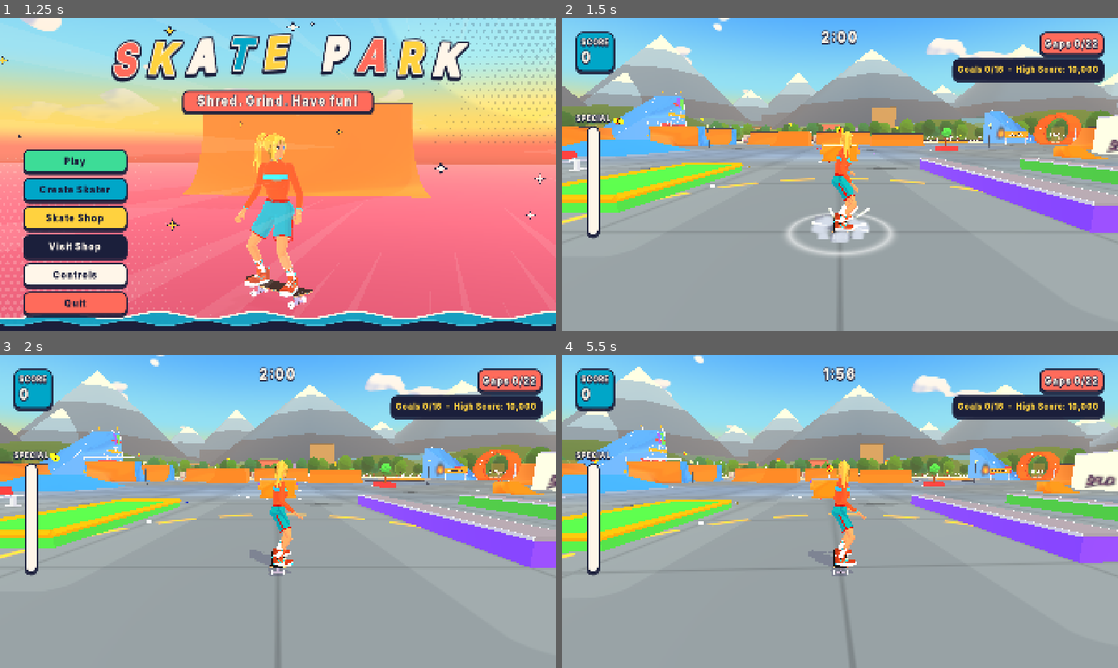
Above: before the commit, frames 1-4 (two rows, left to right).
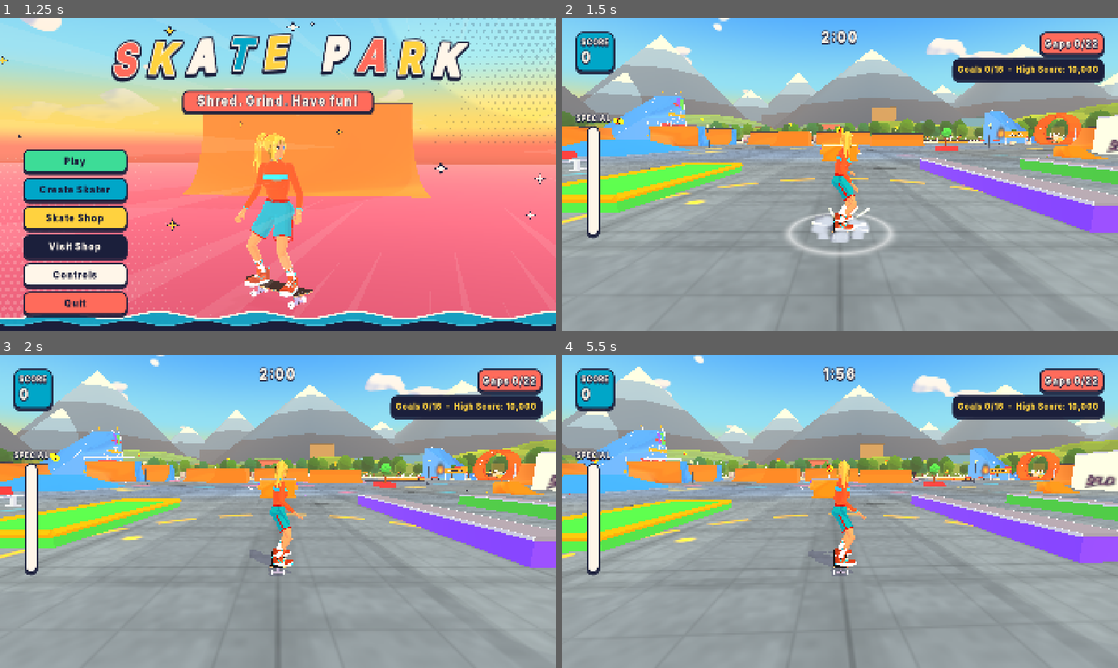
Above: after the commit, the same moments.

Repository: Proximo0/skate-park
Game: Godot game, scene res://game/ui/splash_screen.tscn
Two runs of this game, one before a commit and one after it. Both use one fixed random seed, a clock stepped at 60 frames per second and the inputs below.
Inputs (mouse positions are in pixels of both pictures, inside the frame that each line leads up to):
- Up to frame 1 (1.25 s): tap Enter (ui_accept) at 0.5, 0.77, 1.07 s; move the mouse to (400, 158) at 0.52 s; hold D (move_right) from 0.53 s (still down); tap C (dismount) at 0.6 s; click (400, 158) at 0.67 s
- Up to frame 2 (1.5 s): release D (move_right) at 1.25 s; click "Play" at 1.25 s
- Up to frame 3 (2 s): no input
- Up to frame 4 (5.5 s): drag from (728, 527) to (812, 574) at 2.02 s; tap Enter (ui_accept) at 2.75, 4.52, 4.82 s; move the mouse to (895, 442) at 2.77 s; hold D (move_right) 2.78-3.5 s; tap K (grab) at 2.85 s; drag from (812, 574) to (673, 464) at 3.52 s; move the mouse to (1006, 558) at 4.27 s; hold A (move_left) 4.28-5 s; tap U (nollie) at 4.35 s; drag from (673, 464) to (756, 433) at 5.02 s

Frame 1 is identical in both runs. In frame 2, 2.0% of the frame differs, in the area x 0-100%, y 27-89%; in frame 3, 2.0%; in frame 4, 2.2%.

Commit message:
World: banded cel hills, noisy lawn stripes, hedges under houses, finer near-camera ground detail and street paint, food trucks, picnic tables and signs in empty plaza areas
Co-Authored-By: Claude Opus 5.5 (1M context) <noreply@anthropic.com>
Claude-Session: https://claude.ai/code/session_01RMKNZ8eeWwfnKNQaLfHv9F

Diff:
--- a/game/art/ground.gdshader
+++ b/game/art/ground.gdshader
@@ -20,6 +20,9 @@
 uniform float walk_to = 80.4;
 uniform vec4 grass_color : source_color = vec4(0.55, 0.66, 0.34, 1.0);
 uniform vec4 walk_color : source_color = vec4(0.55, 0.6, 0.66, 1.0);
+// hill mode (grass = 2): height of the hill's crown above its foot, in metres, for the cel bands
+uniform float hill_top = 20.0;
+uniform float hill_base = -0.5;
 
 varying vec3 wpos;
 varying vec3 wnormal;
@@ -65,12 +68,30 @@
 	vec3 base = albedo.rgb;
 	float top = step(0.7, wnormal.y);
 
-	if (grass > 0.5) {
+	float cam_d = length(VERTEX);
+	float near = 1.0 - smoothstep(12.0, 48.0, cam_d);
+
+	if (grass > 1.5) {
+		// rolling hill: three cel bands by height (dark foot, body, sunlit crown) plus a few wandering mow stripes
+		vec3 g = grass_color.rgb;
+		float h = clamp((wpos.y - hill_base) / max(hill_top, 1.0), 0.0, 1.0);
+		float hn = h + (vnoise(p * 0.05) - 0.5) * 0.16;
+		g = mix(g * vec3(0.8, 0.88, 0.86), g, smoothstep(0.22, 0.26, hn));
+		g = mix(g, g * vec3(1.14, 1.1, 0.88), smoothstep(0.58, 0.62, hn));
+		g = mix(g, g * vec3(1.08, 1.05, 0.85), smoothstep(0.84, 0.87, hn));
+		float hs = step(0.5, fract((p.x * 0.8 + p.y) / 22.0 + vnoise(p * 0.03) * 1.4));
+		g *= 1.0 - 0.05 * hs;
+		ALBEDO = g;
+	} else if (grass > 0.5) {
 		vec3 g = grass_color.rgb;
 		float drift = vnoise(p * 0.02) * 0.6 + vnoise(p * 0.07) * 0.4;
 		g = mix(g * vec3(0.9, 0.95, 0.85), g * vec3(1.1, 1.05, 0.9), drift);
-		float stripe = step(0.5, fract((p.x + p.y) / 14.0));
-		g *= 1.0 - 0.045 * stripe;
+		// mowed stripes: the period wanders with slow noise so they bend and pinch instead of ticking like a ruler
+		float sp = (p.x + p.y) / 13.0 + vnoise(p * 0.025) * 2.2 + vnoise(p * 0.11) * 0.35;
+		float stripe = smoothstep(0.46, 0.54, fract(sp));
+		float stripe2 = smoothstep(0.46, 0.54, fract((p.x - p.y * 0.6) / 31.0 + vnoise(p * 0.04 + 5.0) * 1.5));
+		g *= 1.0 - 0.05 * stripe - 0.035 * stripe2;
+		g *= 0.97 + 0.06 * vnoise(p * 0.6) * near;
 		// darker lawn right at the slab edge (where it meets the curb)
 		ALBEDO = mix(base, g, top);
 	} else {
@@ -109,6 +130,23 @@
 		float j = max(joint(p.x, 4.0, jw, aa), joint(p.y, 4.0, jw, aa));
 		float jw2 = max(joint(p.x, 2.0, 0.03, aa), joint(p.y, 2.0, 0.03, aa));
 		c = mix(c, c * 0.9, mix(j, jw2, on_walk));
+
+		// speed readability: a finer 1 m joint grid and grain that fade in near the camera, tyre-streaks along x and z,
+		// gum and paint-scatter dots (all subtle, so pieces and the skater still read first)
+		float jf = max(joint(p.x + 0.5, 1.0, 0.012, aa), joint(p.y + 0.5, 1.0, 0.012, aa));
+		c *= 1.0 - 0.055 * jf * near * (1.0 - j) * (1.0 - on_walk);
+		c *= 1.0 + (vnoise(p * 9.0) - 0.5) * 0.045 * near;
+		c *= 1.0 + (vnoise(p * 1.6) - 0.5) * 0.03;
+		float streak_x = smoothstep(0.66, 0.8, vnoise(vec2(p.x * 0.12, p.y * 2.2) + 31.0));
+		float streak_z = smoothstep(0.7, 0.82, vnoise(vec2(p.x * 2.0, p.y * 0.1) + 57.0));
+		c *= 1.0 - 0.045 * max(streak_x, streak_z);
+		vec2 dc = floor(p / 2.5);
+		float dh = hash21(dc + 91.0);
+		vec2 dctr = (dc + 0.2 + hash22(dc + 13.0) * 0.6) * 2.5;
+		float dr = 0.05 + hash21(dc + 4.0) * 0.12;
+		float dot_m = (1.0 - smoothstep(dr - aa, dr + aa, length(p - dctr))) * step(0.9, dh);
+		vec3 dot_c = dh > 0.985 ? vec3(0.9, 0.45, 0.6) : (dh > 0.96 ? vec3(0.3, 0.75, 0.85) : (dh > 0.93 ? vec3(0.93, 0.8, 0.3) : c * 0.55));
+		c = mix(c, dot_c, dot_m * 0.8);
 
 		// lighter apron round every piece (mask baked from the piece footprints)
 		vec2 muv = (p - apron_rect.xy) / apron_rect.zw;
@@ -134,6 +172,18 @@
 		float box_l = max(rect(p, vec2(-24.0, -64.0), vec2(0.07, 4.0), aa), rect(p, vec2(-14.0, -64.0), vec2(0.07, 4.0), aa));
 		c = mix(c, paint_w, box_l * 0.8);
 		c = mix(c, paint_y, rect(p, vec2(-19.0, -64.0), vec2(0.07, 4.0), aa) * 0.9);
+		// white edge line just inside the fence, dashed; chevrons along the south street; a stop bar at the plaza mouth
+		float edge_d = max(abs(p.x), abs(p.y));
+		float edge_ln = (1.0 - smoothstep(0.08 - aa, 0.08 + aa, abs(edge_d - 74.3)));
+		float edge_dash = step(0.5, fract((p.x + p.y) / 4.0));
+		c = mix(c, paint_w, edge_ln * edge_dash * 0.7);
+		vec2 cv = vec2(fract((p.x + 6.0) / 12.0) * 12.0 - 6.0, p.y - 57.5);
+		float chev = (1.0 - smoothstep(0.1 - aa, 0.1 + aa, abs(cv.y + abs(cv.x) * 0.6))) * step(abs(cv.x), 1.4) * step(abs(p.x), 66.0);
+		c = mix(c, paint_y, clamp(chev, 0.0, 1.0) * 0.7);
+		c = mix(c, paint_w, rect(p, vec2(-12.0, 50.2), vec2(1.6, 0.25), aa) * 0.7);
+		// faded yellow curb paint along the sidewalk edge
+		float curb_y = rect(vec2(walk_d, 0.0), vec2(walk_to - 0.3, 0.0), vec2(0.25, 1.0), aa) * step(0.5, fract((p.x + p.y) / 6.0));
+		c = mix(c, paint_y * 0.9, curb_y * 0.5 * on_walk);
 
 		// sidewalk strip: warm light concrete, edge line at the curb
 		c = mix(c, walk_color.rgb * (0.97 + 0.06 * drift), on_walk);
--- a/game/park/pieces/backdrop.gd
+++ b/game/park/pieces/backdrop.gd
@@ -6,6 +6,7 @@
 ## the fog haze finishes the job. Seeded, so the view is the same every run.
 
 const SEED: int = 7731
+const GROUND_SHADER: Shader = preload("res://game/art/ground.gdshader")
 
 const HILL_COLOURS: Array[Color] = [Color("6c8a42"), Color("5f8040"), Color("78924c"), Color("527c48")]
 const FAR_HILL_COLOURS: Array[Color] = [Color("56806a"), Color("4c7a78"), Color("608a70")]
@@ -20,7 +21,9 @@
 	rng.seed = SEED
 	root.add_child(_hills(rng))
 	root.add_child(_tree_line(rng))
-	root.add_child(_buildings(rng))
+	var foot: Array = []
+	root.add_child(_buildings(rng, foot))
+	root.add_child(_house_hedges(foot))
 	root.add_child(_mountains(rng))
 	return root
 
@@ -48,8 +51,15 @@
 		mi.name = "Hill%d" % i
 		mi.mesh = m
 		var pal: Array[Color] = FAR_HILL_COLOURS if far else HILL_COLOURS
-		mi.material_override = Toon.material(pal[rng.randi() % pal.size()], false)
 		var top: float = rng.randf_range(22.0, 44.0) if far else rng.randf_range(9.0, 24.0)
+		# ground shader in hill mode: cel bands by height instead of one flat colour
+		var hm := ShaderMaterial.new()
+		hm.shader = GROUND_SHADER
+		hm.set_shader_parameter("grass", 2.0)
+		hm.set_shader_parameter("grass_color", pal[rng.randi() % pal.size()])
+		hm.set_shader_parameter("hill_top", top)
+		hm.set_shader_parameter("hill_base", -0.5)
+		mi.material_override = hm
 		mi.position = Vector3(cos(a) * r, -0.5, sin(a) * r)
 		mi.scale = Vector3(rng.randf_range(1.0, 1.4), top / size, rng.randf_range(1.0, 1.4))
 		mi.rotation.y = rng.randf() * TAU
@@ -106,7 +116,7 @@
 	return node
 
 
-static func _buildings(rng: RandomNumberGenerator) -> Node3D:
+static func _buildings(rng: RandomNumberGenerator, foot: Array) -> Node3D:
 	var node := Node3D.new()
 	node.name = "Skyline"
 	var count: int = 46
@@ -127,6 +137,7 @@
 			h = rng.randf_range(26.0, 36.0)
 		var yaw := Basis(Vector3.UP, -a + rng.randf_range(-0.2, 0.2))
 		var pos := Vector3(cos(a) * r, 0.0, sin(a) * r)
+		foot.append([pos, yaw, w, d])
 		var col: Color = BUILDING_COLOURS[rng.randi() % BUILDING_COLOURS.size()]
 		bodies.set_instance_transform(i * 2, Transform3D(yaw.scaled(Vector3(w, h, d)), pos + Vector3(0.0, h * 0.5 - 1.0, 0.0)))
 		bodies.set_instance_color(i * 2, col)
@@ -136,6 +147,62 @@
 	var mmi := MultiMeshInstance3D.new()
 	mmi.name = "Buildings"
 	mmi.multimesh = bodies
+	mmi.material_override = Toon.material_vc(Color.WHITE)
+	_off(mmi)
+	node.add_child(mmi)
+	return node
+
+
+## A hedge and tree row hugging the foot of every skyline building so none floats: bush crowns along the four sides (footprints come from _buildings), taller trees at the corners.
+static func _house_hedges(foot: Array) -> Node3D:
+	var node := Node3D.new()
+	node.name = "HouseHedges"
+	var rng := RandomNumberGenerator.new()
+	rng.seed = SEED + 1
+	var greens: Array[Color] = [Color("447a36"), Color("4f8a3c"), Color("3a7040"), Color("5f8c36"), Color("3f6f2c"), Color("3f8058")]
+	var xfs: Array[Transform3D] = []
+	var cols: Array[Color] = []
+	var sph := SphereMesh.new()
+	sph.radius = 1.0
+	sph.height = 2.0
+	sph.radial_segments = 8
+	sph.rings = 4
+	for f: Array in foot:
+		var pos: Vector3 = f[0]
+		var yaw: Basis = f[1]
+		var w: float = f[2]
+		var d: float = f[3]
+		var hw: float = w * 0.5 + 1.2
+		var hd: float = d * 0.5 + 1.2
+		var pts: Array[Vector3] = []
+		var x: float = -hw
+		while x <= hw:
+			pts.append(Vector3(x, 0.0, hd))
+			pts.append(Vector3(x, 0.0, -hd))
+			x += 3.2
+		var z: float = -hd + 3.2
+		while z < hd:
+			pts.append(Vector3(hw, 0.0, z))
+			pts.append(Vector3(-hw, 0.0, z))
+			z += 3.2
+		for q: Vector3 in pts:
+			var s: float = rng.randf_range(1.3, 2.3)
+			var tall: bool = rng.randf() < 0.18
+			var sc := Vector3(s * 1.1, s * (1.9 if tall else 0.85), s * 1.1)
+			var p: Vector3 = pos + yaw * (q + Vector3(rng.randf_range(-0.6, 0.6), 0.0, rng.randf_range(-0.6, 0.6)))
+			xfs.append(Transform3D(Basis(Vector3.UP, rng.randf() * TAU).scaled(sc), Vector3(p.x, -1.0 + sc.y * 0.7, p.z)))
+			cols.append(greens[rng.randi() % greens.size()])
+	var mm := MultiMesh.new()
+	mm.transform_format = MultiMesh.TRANSFORM_3D
+	mm.use_colors = true
+	mm.mesh = sph
+	mm.instance_count = xfs.size()
+	for k: int in xfs.size():
+		mm.set_instance_transform(k, xfs[k])
+		mm.set_instance_color(k, cols[k])
+	var mmi := MultiMeshInstance3D.new()
+	mmi.name = "Hedges"
+	mmi.multimesh = mm
 	mmi.material_override = Toon.material_vc(Color.WHITE)
 	_off(mmi)
 	node.add_child(mmi)
--- a/game/park/pieces/dressing.gd
+++ b/game/park/pieces/dressing.gd
@@ -124,7 +124,12 @@
 	var furn: Node3D = furniture()
 	root.add_child(furn)
 	counts["furniture"] = furn.get_child_count()
+	var dz: Node3D = dead_zones()
+	root.add_child(dz)
+	counts["dead_zones"] = dz.get_child_count()
 	var avoid: Array[Rect2] = footprints(placed)
+	for r: Rect2 in DEAD_ZONE_AVOID:
+		avoid.append(r)
 	for c: Node in cans.get_children():
 		var n3: Node3D = c as Node3D
 		avoid.append(Rect2(n3.position.x - 0.7, n3.position.z - 0.7, 1.4, 1.4))
@@ -379,6 +384,167 @@
 	l.add_child(pm)
 	_vbox(l, Vector3(0.0, 4.55, 0.35), Vector3(0.1, 0.08, 0.8), NAVY, false, "Arm")
 	_vbox(l, Vector3(0.0, 4.45, 0.75), Vector3(0.4, 0.14, 0.3), Color("ffe6a6"), false, "Head")
+
+
+# ------------------------------------------------------------------------------------------------------------- dead-zone decor
+
+const TRUCK_BODY := Color("f2c94c")
+const TRUCK_TRIM := Color("e8665a")
+const BOX_GREY := Color("7f8f8a")
+## Keep litter off the dead-zone decor: Rect2(x, z, w, d).
+const DEAD_ZONE_AVOID: Array[Rect2] = [Rect2(70.0, -59.0, 5.0, 7.0), Rect2(19.0, -74.5, 7.0, 4.0), Rect2(13.0, -74.0, 2.0, 2.0), Rect2(29.0, -74.0, 2.0, 2.0)]
+
+
+## Decor for the plazas that were empty: the strip west of the dome bowl along the north fence, the apron south of it, and the east
+## strip beside the loop's run-out. Everything stays at the fence lines or the plaza margins, clear of the rail line to the dome
+## (z about -58.5), the dome and drop-in approaches and the loop lane (x 57 to 66). Everything is visual only: the first version's
+## solid truck and boxes against the fences showed up as snag-sweep hotspots, so none has collision.
+static func dead_zones() -> Node3D:
+	var root := Node3D.new()
+	root.name = "DeadZones"
+	# west of the dome, against the north fence: a food truck serving the plaza, tables and a sign
+	_food_truck(root, Vector3(23.0, 0.0, -73.4), 0.0)
+	_picnic(root, Vector3(19.5, 0.0, -68.2))
+	_picnic(root, Vector3(26.5, 0.0, -68.0))
+	_elec_box(root, Vector3(14.0, 0.0, -74.3), 0.0, "tag_zest", "sticker_star", true)
+	_elec_box(root, Vector3(31.5, 0.0, -74.3), 0.0, "sticker_sk8", "tag_koi", true)
+	_planter_tree(root, Vector3(16.5, 0.0, -66.0), 1.1, false)
+	_planter_tree(root, Vector3(29.5, 0.0, -66.0), 1.1, false)
+	_sign_post(root, Vector3(33.4, 0.0, -66.5), 0.0, "DOME >")
+	_lamp(root, Vector3(21.0, 0.0, -65.0))
+	# south of the dome: a bench pair and planters on the margin, a sign
+	_bench(root, Vector3(40.5, 0.0, -42.5), false)
+	_bench(root, Vector3(44.3, 0.0, -42.5), false)
+	_planter_tree(root, Vector3(49.0, 0.0, -42.5), 1.0, false)
+	_planter_tree(root, Vector3(53.5, 0.0, -42.5), 1.0, false)
+	_sign_post(root, Vector3(38.5, 0.0, -51.5), -90.0, "SKATE ZONE")
+	# the east strip, beside the loop's run-out: electrical boxes, a food truck, benches facing the loop
+	_food_truck(root, Vector3(73.8, 0.0, -57.2), -90.0)
+	_elec_box(root, Vector3(74.3, 0.0, -43.0), -90.0, "sticker_smile", "tag_drip", true)
+	_elec_box(root, Vector3(74.3, 0.0, -66.0), -90.0, "sticker_heart", "tag_spud", true)
+	var b1 := Node3D.new()
+	b1.name = "EastBenches"
+	b1.position = Vector3(73.0, 0.0, -48.5)
+	b1.rotation.y = -PI * 0.5
+	root.add_child(b1)
+	_bench(b1, Vector3.ZERO, false)
+	_planter_tree(root, Vector3(73.0, 0.0, -38.0), 1.0, false)
+	_planter_tree(root, Vector3(73.0, 0.0, -70.5), 1.0, false)
+	_sign_post(root, Vector3(70.0, 0.0, -34.0), -90.0, "SK8 ONLY")
+	return root
+
+
+## A food truck, length along local X, serving window and awning on its +Z side. Visual only.
+static func _food_truck(parent: Node3D, at: Vector3, yaw_deg: float) -> void:
+	var t := Node3D.new()
+	t.name = "FoodTruck"
+	t.position = at
+	t.rotation_degrees = Vector3(0.0, yaw_deg, 0.0)
+	parent.add_child(t)
+	var cream := Color("f4ecd8")
+	_vbox(t, Vector3(0.0, 1.35, 0.0), Vector3(5.2, 1.9, 2.1), cream, false, "Box")
+	_vbox(t, Vector3(0.0, 0.62, 0.0), Vector3(5.24, 0.5, 2.14), TRUCK_TRIM, false, "Skirt")
+	_vbox(t, Vector3(-0.2, 2.34, 0.0), Vector3(4.9, 0.1, 2.2), TRUCK_BODY, false, "Roof")
+	_vbox(t, Vector3(3.15, 0.95, 0.0), Vector3(1.2, 1.3, 2.0), TRUCK_BODY, false, "Cab")
+	_vbox(t, Vector3(3.5, 1.5, 0.0), Vector3(0.5, 0.55, 1.7), Color("8fd0e0"), false, "Windscreen")
+	_vbox(t, Vector3(-0.3, 1.5, 1.07), Vector3(2.6, 0.8, 0.06), Color("2c3050"), false, "Window")
+	_vbox(t, Vector3(-0.3, 1.1, 1.14), Vector3(2.8, 0.08, 0.3), Color("d9cfbd"), false, "Counter")
+	for k: int in 7:
+		var c: Color = TRUCK_TRIM if k % 2 == 0 else Color("fff4dc")
+		var m := BoxMesh.new()
+		m.size = Vector3(0.4, 0.06, 0.7)
+		var mi := MeshInstance3D.new()
+		mi.name = "Awn%d" % k
+		mi.mesh = m
+		mi.position = Vector3(-1.5 + float(k) * 0.4, 2.05, 1.42)
+		mi.rotation.x = 0.45
+		mi.material_override = Toon.material(c, false)
+		t.add_child(mi)
+	for wx: float in [-1.7, 2.9]:
+		var wm := CylinderMesh.new()
+		wm.top_radius = 0.38
+		wm.bottom_radius = 0.38
+		wm.height = 0.3
+		wm.radial_segments = 10
+		wm.rings = 1
+		for wz: float in [-1.0, 1.0]:
+			var w := MeshInstance3D.new()
+			w.name = "Wheel"
+			w.mesh = wm
+			w.position = Vector3(wx, 0.38, wz)
+			w.rotation.x = PI * 0.5
+			w.material_override = Toon.material(TYRE, false)
+			t.add_child(w)
+	var label := Label3D.new()
+	label.name = "TruckLabel"
+	label.text = "SURF TACOS"
+	label.font_size = 48
+	label.pixel_size = 0.008
+	label.outline_size = 8
+	label.modulate = Color("e8665a")
+	label.position = Vector3(-0.3, 2.0, 1.1)
+	t.add_child(label)
+	t.add_child(decal("sticker_smile", 0.5, Vector3(-2.2, 1.2, 1.065), 0.0, "TruckSticker"))
+
+
+## A utility box, 0.9 x 1.4 x 0.5, front toward local +Z, two stickers and a tag on the front. Visual only.
+static func _elec_box(parent: Node3D, at: Vector3, yaw_deg: float, tag_id: String, sticker_id: String, _solid: bool = false) -> void:
+	var b := Node3D.new()
+	b.name = "ElecBox"
+	b.position = at
+	b.rotation_degrees = Vector3(0.0, yaw_deg, 0.0)
+	parent.add_child(b)
+	_vbox(b, Vector3(0.0, 0.7, 0.0), Vector3(0.9, 1.4, 0.5), BOX_GREY, false, "Body")
+	_vbox(b, Vector3(0.0, 1.43, 0.0), Vector3(1.0, 0.08, 0.6), BOX_GREY.darkened(0.25), false, "Cap")
+	_vbox(b, Vector3(0.0, 0.05, 0.0), Vector3(1.0, 0.1, 0.6), Color("5a5a6a"), false, "Foot")
+	b.add_child(decal(tag_id, 0.8, Vector3(0.0, 0.85, 0.265), 0.0, "Tag"))
+	b.add_child(decal(sticker_id, 0.28, Vector3(-0.28, 0.3, 0.265), 0.0, "StickerA"))
+	b.add_child(decal("sticker_heart" if sticker_id != "sticker_heart" else "sticker_star", 0.24, Vector3(0.25, 1.2, 0.265), 0.0, "StickerB"))
+
+
+static func _picnic(parent: Node3D, at: Vector3) -> void:
+	var p := Node3D.new()
+	p.name = "PicnicTable"
+	p.position = at
+	parent.add_child(p)
+	_vbox(p, Vector3(0.0, 0.75, 0.0), Vector3(1.8, 0.07, 0.8), CORAL, false, "Top")
+	_vbox(p, Vector3(0.0, 0.45, 0.65), Vector3(1.8, 0.06, 0.3), CORAL, false, "SeatA")
+	_vbox(p, Vector3(0.0, 0.45, -0.65), Vector3(1.8, 0.06, 0.3), CORAL, false, "SeatB")
+	for x: float in [-0.7, 0.7]:
+		_vbox(p, Vector3(x, 0.38, 0.0), Vector3(0.07, 0.76, 1.2), NAVY, false, "Leg")
+	_vbox(p, Vector3(0.0, 1.9, 0.0), Vector3(0.05, 2.3, 0.05), NAVY, false, "UmbrellaPole")
+	var um := CylinderMesh.new()
+	um.top_radius = 0.06
+	um.bottom_radius = 1.2
+	um.height = 0.35
+	um.radial_segments = 8
+	um.rings = 1
+	var umi := MeshInstance3D.new()
+	umi.name = "Umbrella"
+	umi.mesh = um
+	umi.position = Vector3(0.0, 3.0, 0.0)
+	umi.material_override = Toon.material(TEAL, false)
+	p.add_child(umi)
+
+
+static func _sign_post(parent: Node3D, at: Vector3, yaw_deg: float, text: String) -> void:
+	var s := Node3D.new()
+	s.name = "SignPost"
+	s.position = at
+	s.rotation_degrees = Vector3(0.0, yaw_deg, 0.0)
+	parent.add_child(s)
+	_vbox(s, Vector3(0.0, 1.1, 0.0), Vector3(0.08, 2.2, 0.08), NAVY, false, "Post")
+	_vbox(s, Vector3(0.0, 2.15, 0.0), Vector3(1.9, 0.6, 0.07), SUNNY, false, "Board")
+	_vbox(s, Vector3(0.0, 2.15, -0.01), Vector3(1.98, 0.68, 0.04), NAVY, false, "Rim")
+	var l := Label3D.new()
+	l.name = "Text"
+	l.text = text
+	l.font_size = 40
+	l.pixel_size = 0.008
+	l.outline_size = 0
+	l.modulate = NAVY
+	l.position = Vector3(0.0, 2.15, 0.045)
+	s.add_child(l)
 
 
 # --------------------------------------------------------------------------------------------------------------- graffiti
